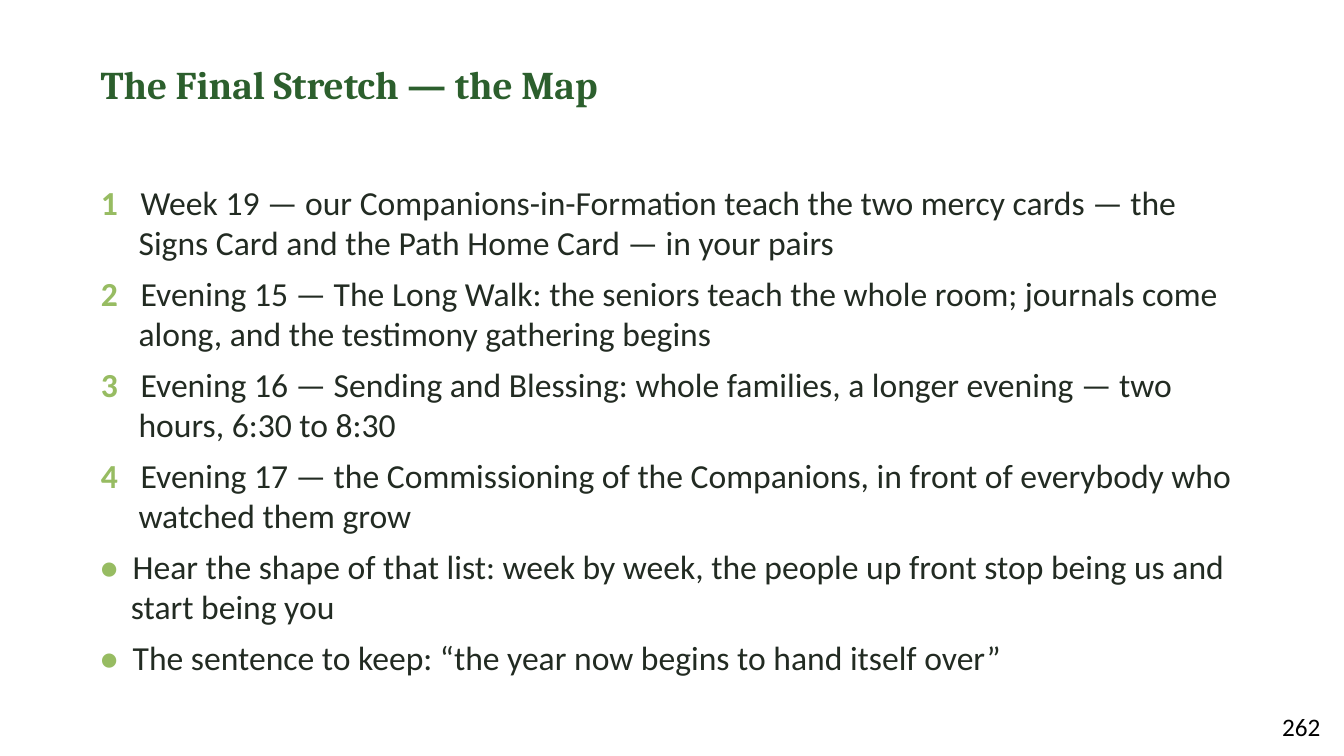
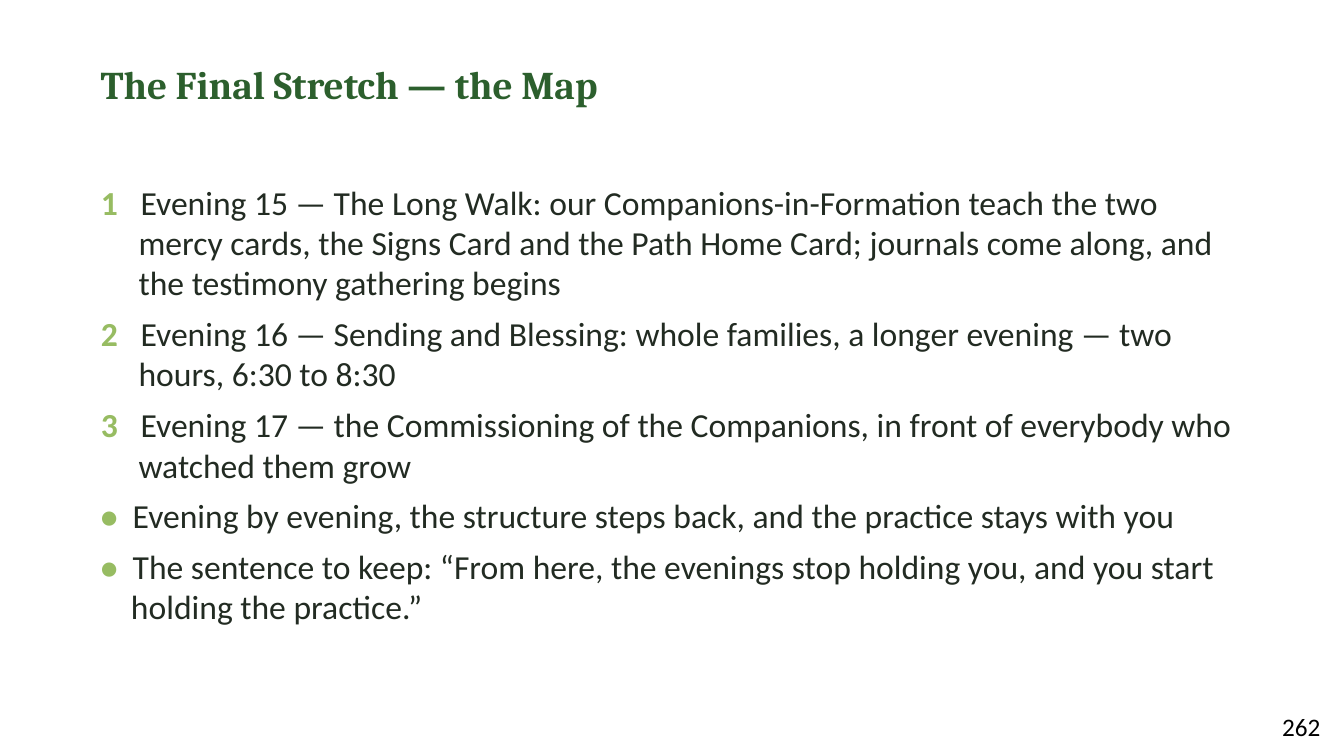
Before and after one commit to jgtittle-ministries/fellowship-of-the-heart-pilot-at-cca-dev, a slide deck: slide 8 of _implementation-notes/evening-series/FotH Evening Session 18 Slides DRAFT v1.pptx. Drawn at 1344x756 pixels with LibreOffice and Linux fonts; fonts in the diff are those of the drawing. Boxes give left, top, right and bottom in pixels: in the first picture for what was removed or moved away, otherwise in the second. Text is boxed around its words. In the diff, an @@ line names an element or a change of style, - is before the commit and + after.

```diff
--- a/_implementation-notes/evening-series/FotH Evening Session 18 Slides DRAFT v1.pptx
+++ b/_implementation-notes/evening-series/FotH Evening Session 18 Slides DRAFT v1.pptx
@@ text at [101, 191, 1230, 625]: text changed @@
-1 Week 19 — our Companions-in-Formation teach the two mercy cards — the Signs Card and the Path Home Card — in your pairs
-2 Evening 15 — The Long Walk: the seniors teach the whole room; journals come along, and the testimony gathering begins
-3 Evening 16 — Sending and Blessing: whole families, a longer evening — two hours, 6:30 to 8:30
-4 Evening 17 — the Commissioning of the Companions, in front of everybody who watched them grow
-• Hear the shape of that list: week by week, the people up front stop being us and start being you
-• The sentence to keep: “the year now begins to hand itself over”
+1 Evening 15 — The Long Walk: our Companions-in-Formation teach the two mercy cards, the Signs Card and the Path Home Card; journals come along, and the testimony gathering begins
+2 Evening 16 — Sending and Blessing: whole families, a longer evening — two hours, 6:30 to 8:30
+3 Evening 17 — the Commissioning of the Companions, in front of everybody who watched them grow
+• Evening by evening, the structure steps back, and the practice stays with you
+• The sentence to keep: “From here, the evenings stop holding you, and you start holding the practice.”
```
Also in this commit, not shown: 2 other slides changed, 6 other files.
